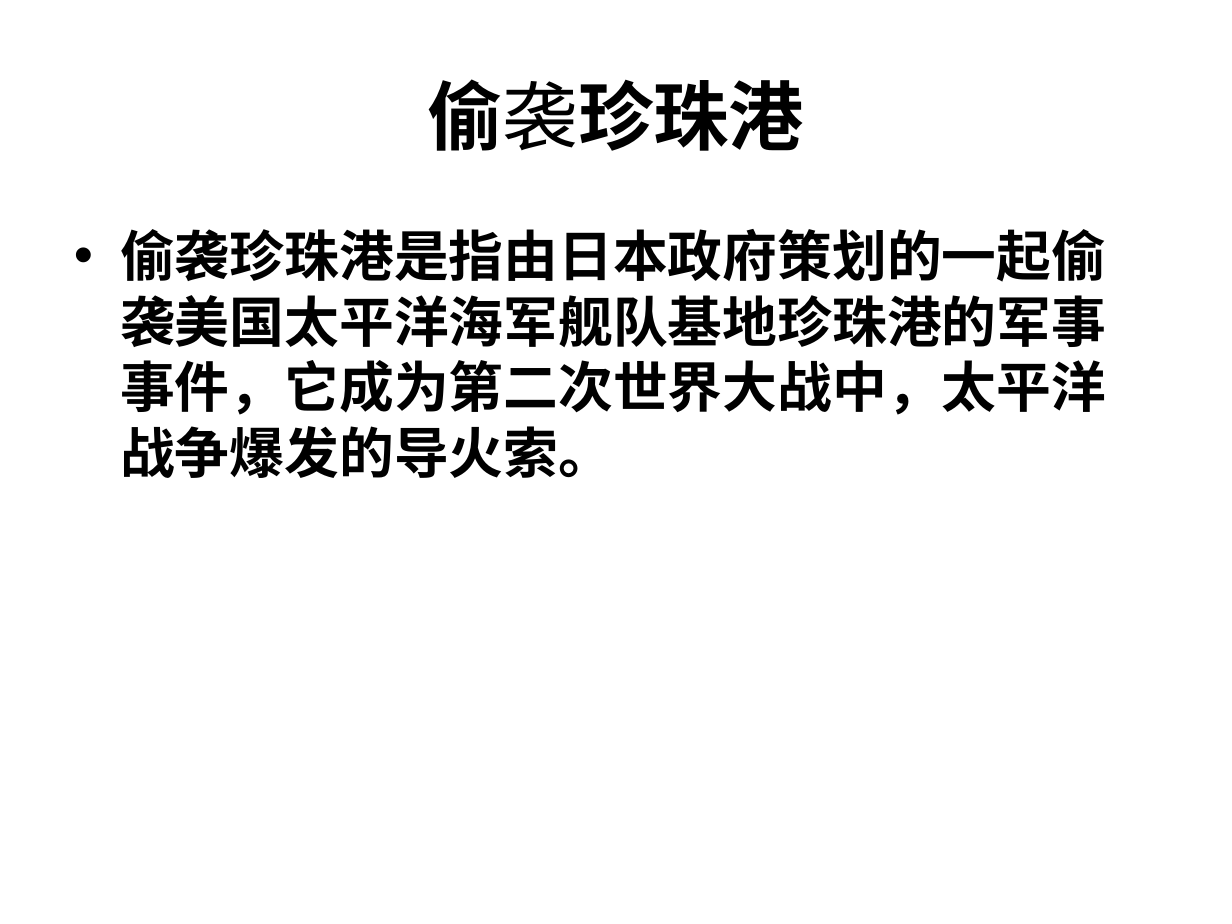
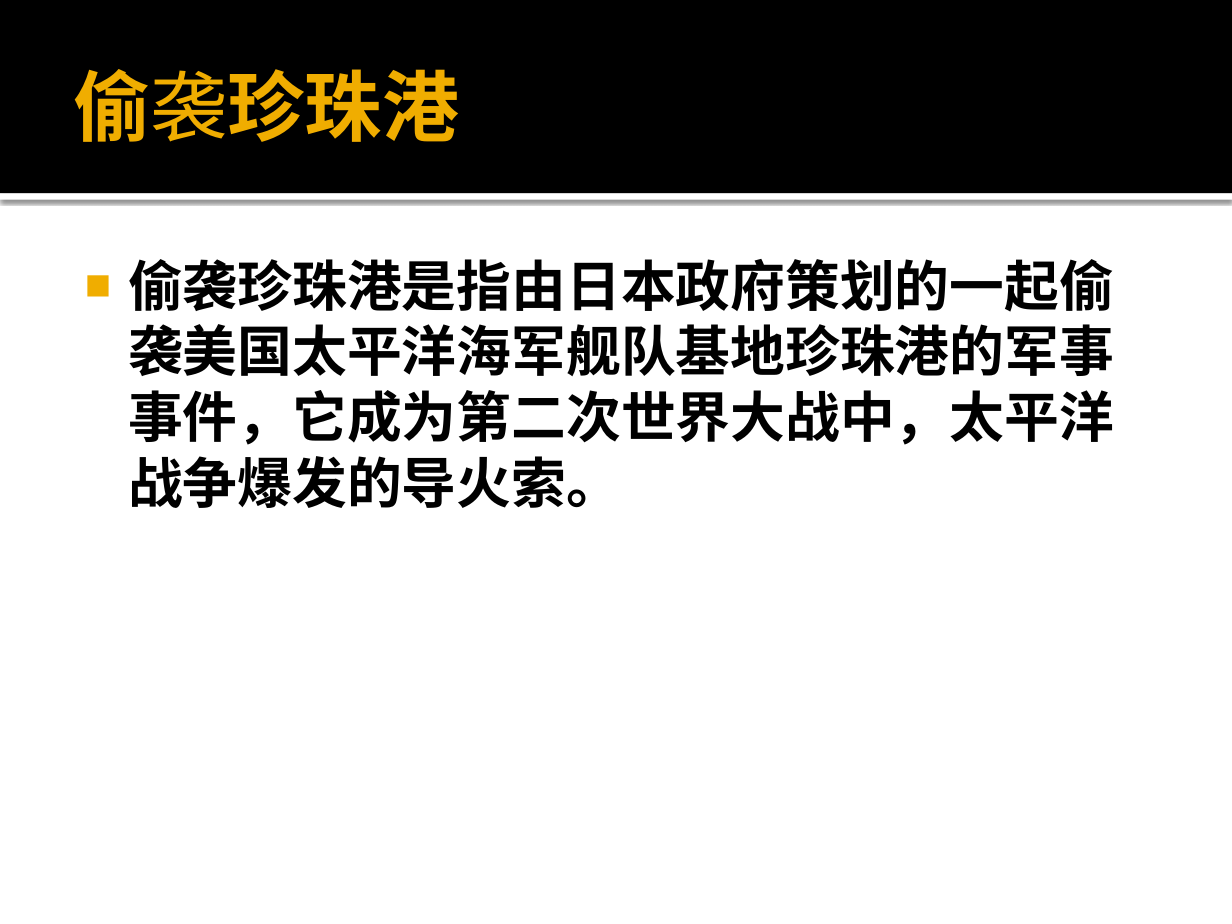
Before and after one commit to sans123wx/class, a slide deck: slide 7 of 第5章ppt/第二次世界大战.pptx. Drawn at 1232x924 pixels with LibreOffice and Linux fonts; fonts in the diff are those of the drawing. Boxes give left, top, right and bottom in pixels: in the first picture for what was removed or moved away, otherwise in the second. Text is boxed around its words. In the diff, an @@ line names an element or a change of style, - is before the commit and + after.

```diff
--- a/第5章ppt/第二次世界大战.pptx
+++ b/第5章ppt/第二次世界大战.pptx
@@ rectangle added at <box>0,0,1232,193</box>, fill #000000 @@
@@ title "偷袭珍珠港": place and size @@
-title "偷袭珍珠港" at <box>428,79,805,151</box>
+title "偷袭珍珠港" at <box>74,69,459,142</box>
@@ title "偷袭珍珠港" at <box>74,69,459,142</box>: size 44 to 45 pt, text colour #000000 to #F0AD00; alignment centre to left @@
@@ rectangle added at <box>0,193,1232,200</box>, fill #FFFFFF @@
@@ text "偷袭珍珠港是指由日本政府策划的一起偷袭美国太平洋海军舰队基地珍珠港的军事事件，它成为第二次世界大战中，太平洋战争爆发的导 ...": place and size @@
-text "偷袭珍珠港是指由日本政府策划的一起偷袭美国太平洋海军舰队基地珍珠港的军事事件，它成为第二次世界大战中，太平洋战争爆发的导 ..." at <box>120,229,1106,478</box>
+text "偷袭珍珠港是指由日本政府策划的一起偷袭美国太平洋海军舰队基地珍珠港的军事事件，它成为第二次世界大战中，太平洋战争爆发的导 ..." at <box>128,259,1114,508</box>
@@ text "偷袭珍珠港是指由日本政府策划的一起偷袭美国太平洋海军舰队基地珍珠港的军事事件，它成为第二次世界大战中，太平洋战争爆发的导 ..." at <box>128,259,1114,508</box>: bullet • to ■; less space between paragraphs @@
```
Also in this commit, not shown: 13 other slides changed, 3 other files.
